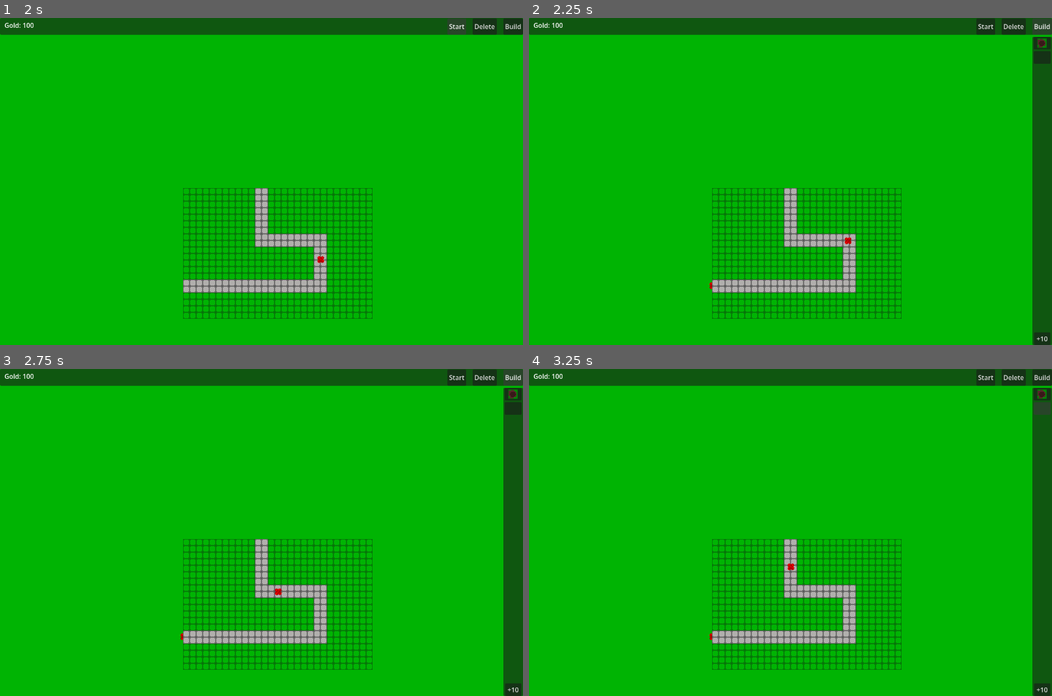
Above: before the commit, frames 1-4 (two rows, left to right).
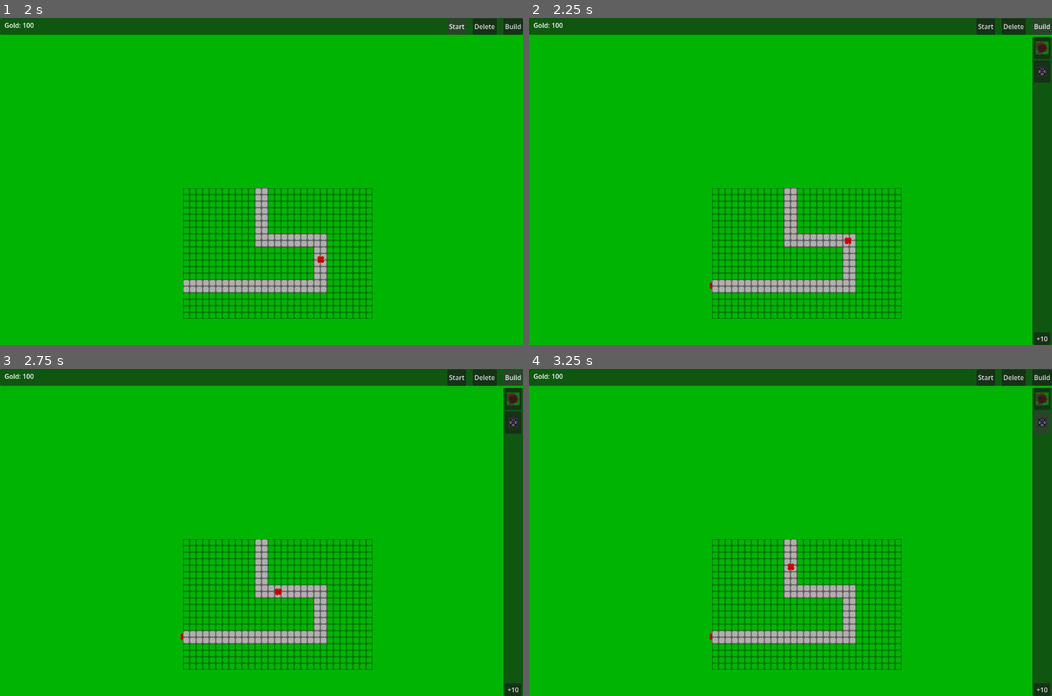
Above: after the commit, the same moments.

Repository: FrameXX/game-jam-02-2026
Game: Godot game, scene res://scenes/game.tscn
Two runs of this game, one before a commit and one after it. Both use one fixed random seed, a clock stepped at 60 frames per second and the inputs below.
Inputs (mouse positions are in pixels of both pictures, inside the frame that each line leads up to; where the layout moved, square brackets give the same spot in the first picture):
- Up to frame 1 (2 s): click "Start" at 0.5 s; click "Start" at 1.25 s
- Up to frame 2 (2.25 s): click "Build" at 2 s
- Up to frame 3 (2.75 s): no input
- Up to frame 4 (3.25 s): click (1041, 421) [1041, 408] at 2.75 s

Frame 1 is identical in both runs. In frame 2, 0.3% of the frame differs, in the area x 96-100%, y 6-20%; in frame 3, 0.3%; in frame 4, 0.3%.

Commit message:
modify building buttons

Diff:
--- a/scenes/hud.tscn
+++ b/scenes/hud.tscn
@@ -3,6 +3,7 @@
 [ext_resource type="Script" uid="uid://du0kpq5p75cmj" path="res://scripts/building.gd" id="1_ahhtf"]
 [ext_resource type="Script" path="res://scripts/main_hud_panel.gd" id="1_oo0fn"]
 [ext_resource type="Texture2D" uid="uid://dkb8u1iwcskbh" path="res://assets/hole.png" id="3_5ysmq"]
+[ext_resource type="Texture2D" uid="uid://v4hoc1oxqg63" path="res://assets/plasma_shell.png" id="4_6fi6k"]
 
 [sub_resource type="GDScript" id="GDScript_5ysmq"]
 script/source = "extends Button
@@ -120,14 +121,18 @@
 
 [node name="Hole" type="Button" parent="CanvasLayer/Control/Building/MarginContainer/HBoxContainer" unique_id=23713512]
 layout_mode = 2
-text = "        "
+text = "
+ "
 icon = ExtResource("3_5ysmq")
 icon_alignment = 1
 expand_icon = true
 
 [node name="PlasmaShell" type="Button" parent="CanvasLayer/Control/Building/MarginContainer/HBoxContainer" unique_id=125831343]
 layout_mode = 2
-text = "        "
+text = "
+ "
+icon = ExtResource("4_6fi6k")
+icon_alignment = 1
 expand_icon = true
 
 [connection signal="pressed" from="CanvasLayer/Control/Main/MarginContainer/HBoxContainer/Build" to="CanvasLayer/Control/Building" method="_on_build_pressed"]
--- a/scenes/plasma_shell.tscn
+++ b/scenes/plasma_shell.tscn
@@ -3,7 +3,7 @@
 [ext_resource type="Texture2D" uid="uid://scm7df3r4pho" path="res://assets/plasma_shell_base.png" id="1_ho25h"]
 [ext_resource type="Texture2D" uid="uid://bal20b8mfrgxu" path="res://assets/plasma_shell_head.png" id="2_ho25h"]
 
-[node name="PlasmaShell" type="Node2D" unique_id=561521854]
+[node name="PlasmaShell" type="CanvasLayer" unique_id=1163116810]
 
 [node name="Base" type="Sprite2D" parent="." unique_id=1737494530]
 texture = ExtResource("1_ho25h")
Binary file added: assets/plasma_shell.png
Not shown, added: assets/plasma_shell.png.import
